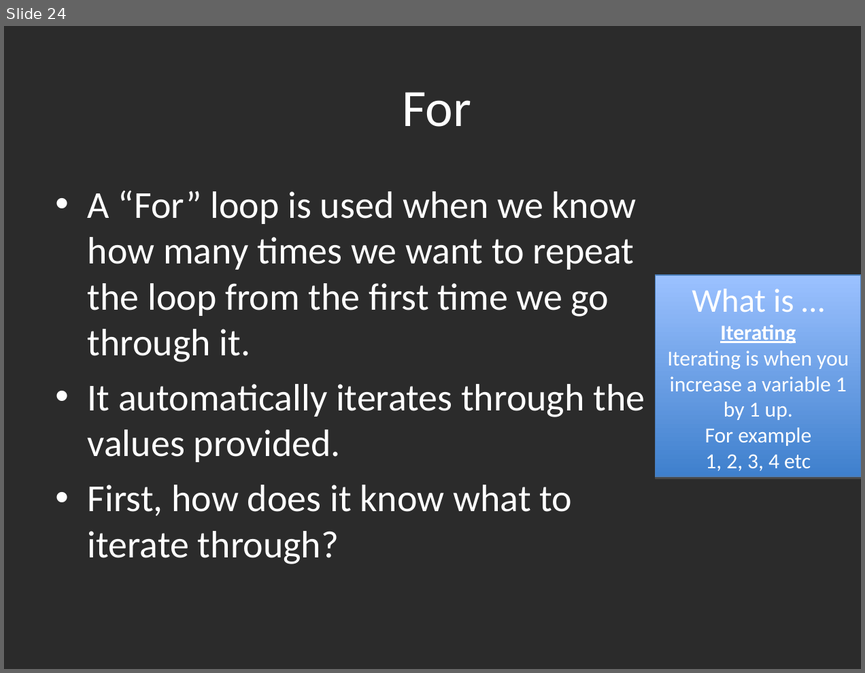
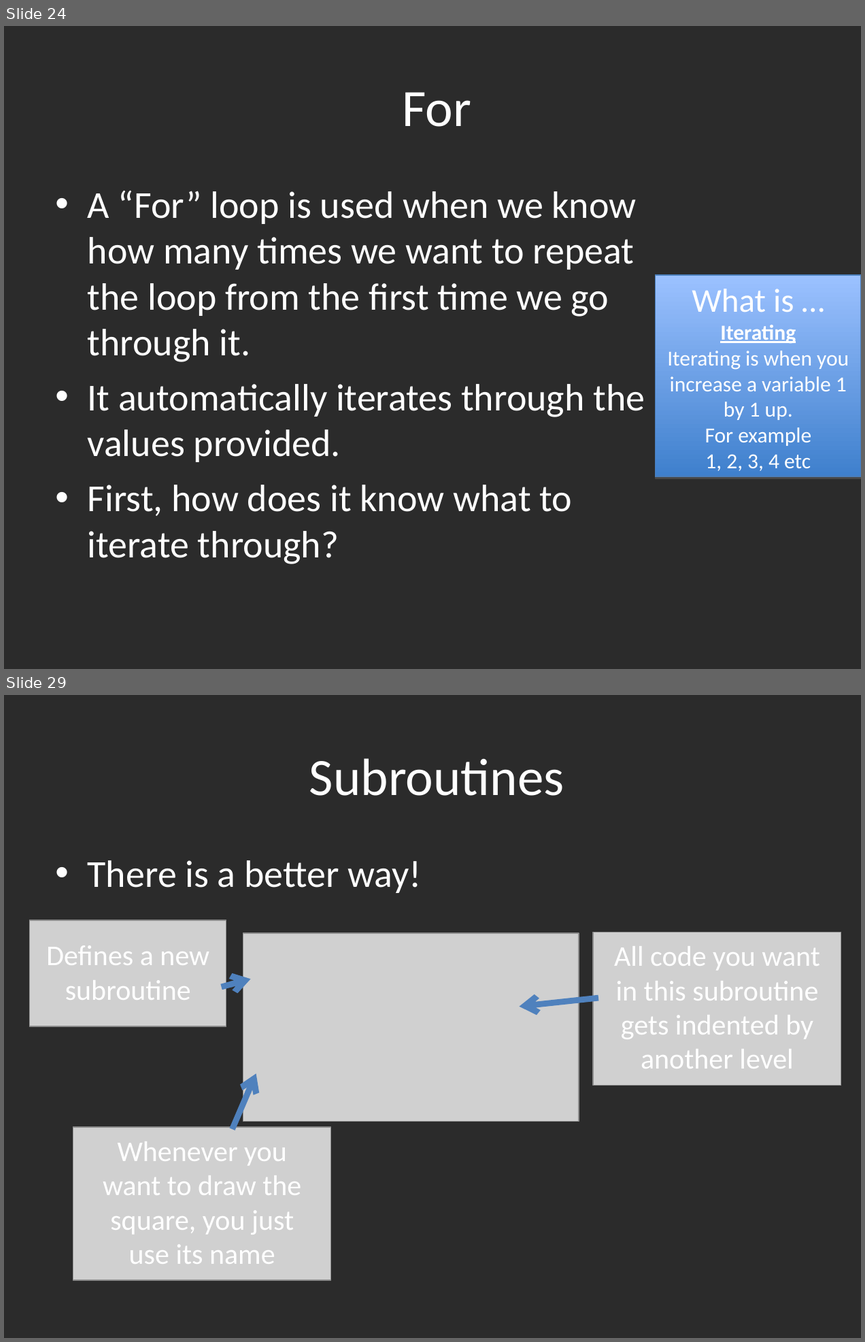
Before and after one commit to gbaman/RaspberryPi-Teaching-Materials, a slide deck: Powerpoints/Python1.ppt. Shown one above the other, each under a label of ours: slide 24 before the commit, slides 24 and 29 after it; the slides between them are not shown. The pictures are 865x673 and 865x1342 pixels, drawn with LibreOffice and Linux fonts; fonts in the diff are those of the drawing; grey boxes stand for pictures; background and template pictures are left out; a plain dark background stands for a picture behind light text. Boxes give left, top, right and bottom in pixels: in the first picture for what was removed or moved away, otherwise in the second. Text is boxed around its words. In the diff, an @@ line names an element or a change of style, - is before the commit and + after.

Commit message:
Added subroutines and libraries. These are not finished though yet

```diff
--- a/Powerpoints/Python1.ppt
+++ b/Powerpoints/Python1.ppt
@@ slide 29 added at (4, 695, 861, 1338), background picture (left out) @@
@@ title added at (309, 758, 564, 796), 44 pt, text #FFFFFF @@
+Subroutines
@@ text added at (88, 860, 422, 893), 32 pt, text #FFFFFF @@
+• There is a better way!
@@ picture added at (30, 920, 226, 1027) @@
@@ picture added at (243, 933, 579, 1121) @@
@@ picture added at (593, 932, 840, 1086) @@
@@ text added at (46, 945, 209, 1000), 24 pt, text #FFFFFF @@
+Defines a new subroutine
@@ text added at (614, 946, 819, 1068), 24 pt, text #FFFFFF @@
+All code you want in this subroutine gets indented by another level
@@ arrow added from (222, 986) to (251, 979), #4F81BD 4.99 pt @@
@@ arrow added from (598, 998) to (519, 1006), #4F81BD 4.99 pt @@
@@ arrow added from (232, 1129) to (256, 1074), #4F81BD 4.99 pt @@
@@ picture added at (73, 1127, 331, 1280) @@
@@ text added at (103, 1141, 301, 1263), 24 pt, text #FFFFFF @@
+Whenever you want to draw the square, you just use its name
```
Also in this commit, not shown: 11 slides changed, 9 other slides added.
